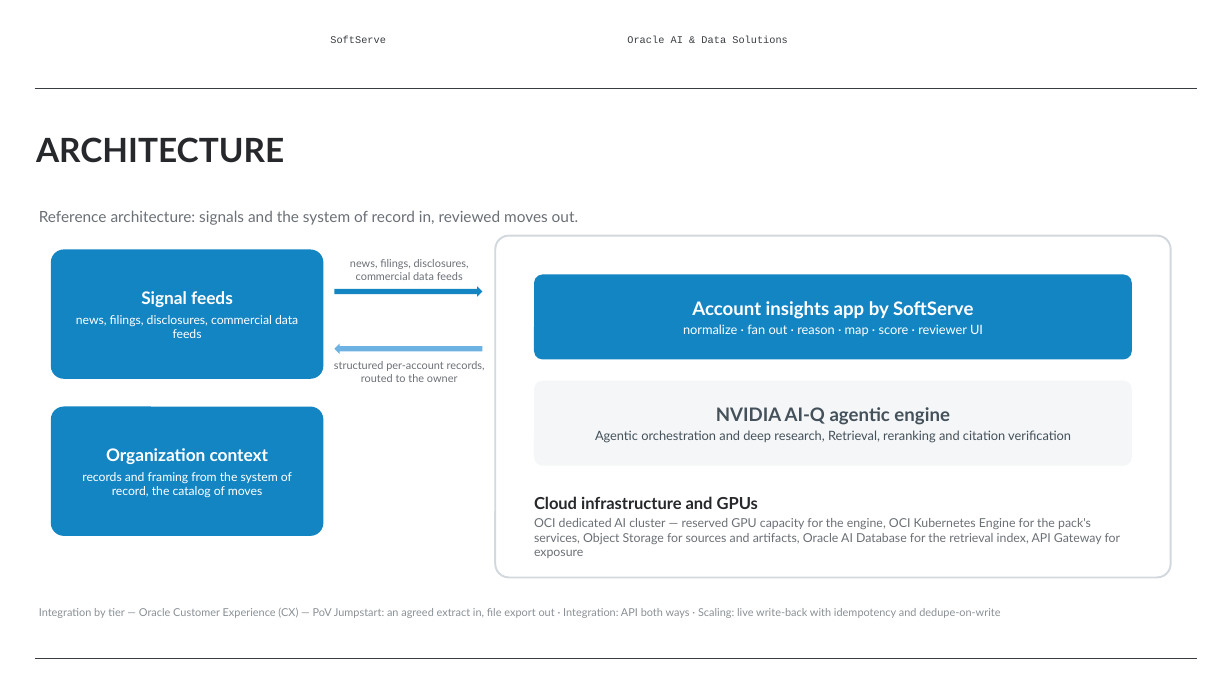
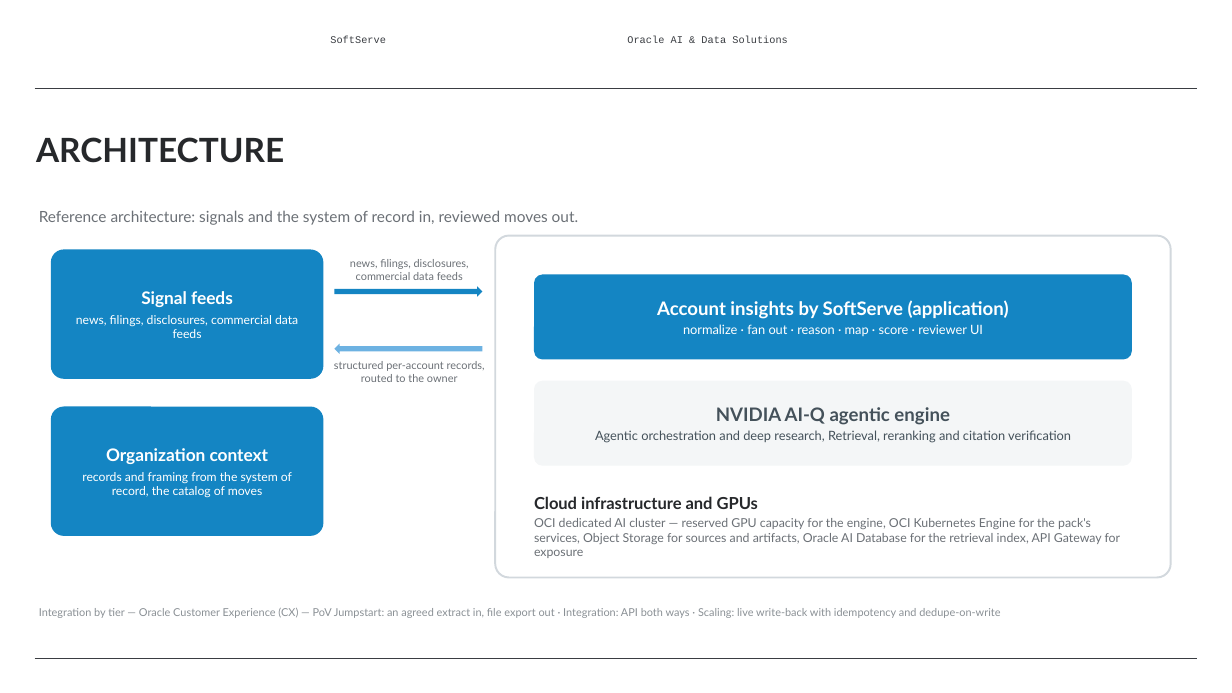
Before and after one commit to alexey-orlov/AO-Personal-OS, a slide deck: slide 8 of outputs/oracle-packs/account-insights/artifacts/account-insights-sales-deck.pptx. Drawn at 1232x693 pixels with LibreOffice and Linux fonts; fonts in the diff are those of the drawing; background and template pictures are left out. Boxes give left, top, right and bottom in pixels: in the first picture for what was removed or moved away, otherwise in the second. Text is boxed around its words. In the diff, an @@ line names an element or a change of style, - is before the commit and + after.

```diff
--- a/outputs/oracle-packs/account-insights/artifacts/account-insights-sales-deck.pptx
+++ b/outputs/oracle-packs/account-insights/artifacts/account-insights-sales-deck.pptx
@@ text at [657, 300, 1009, 319]: text changed @@
-Account insights app by SoftServe
+Account insights by SoftServe (application)
```
Also in this commit, not shown: 1 other slide changed, 1 other file.
